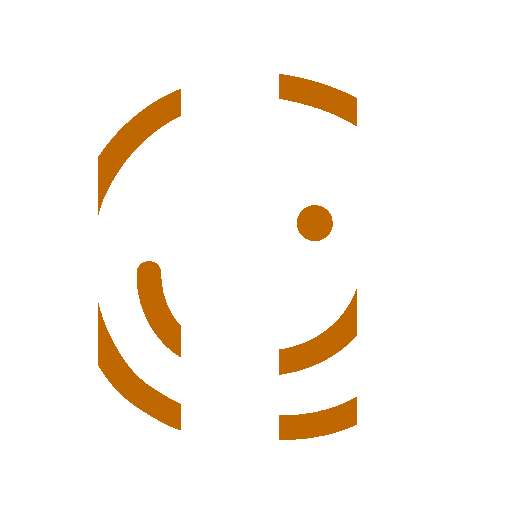
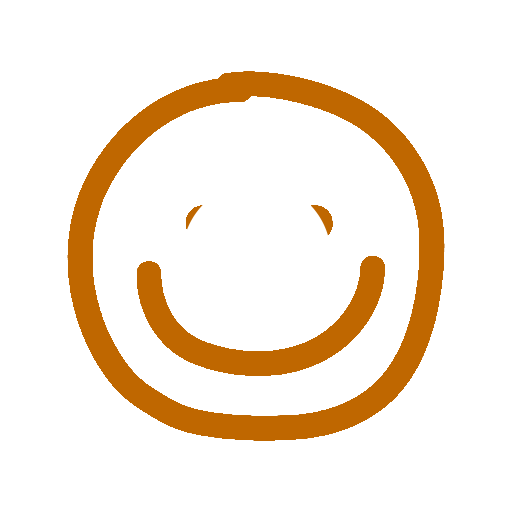
Comparing the layer stacks of the two 512×512 images. Changes:
added layer "Ellipse 4" in group "backgroundPatterns" over [182, 205, 328, 331]
renamed "Layer 9" to "thick stripes", hid it, opacity 100% → 10% over [67, 71, 445, 441]